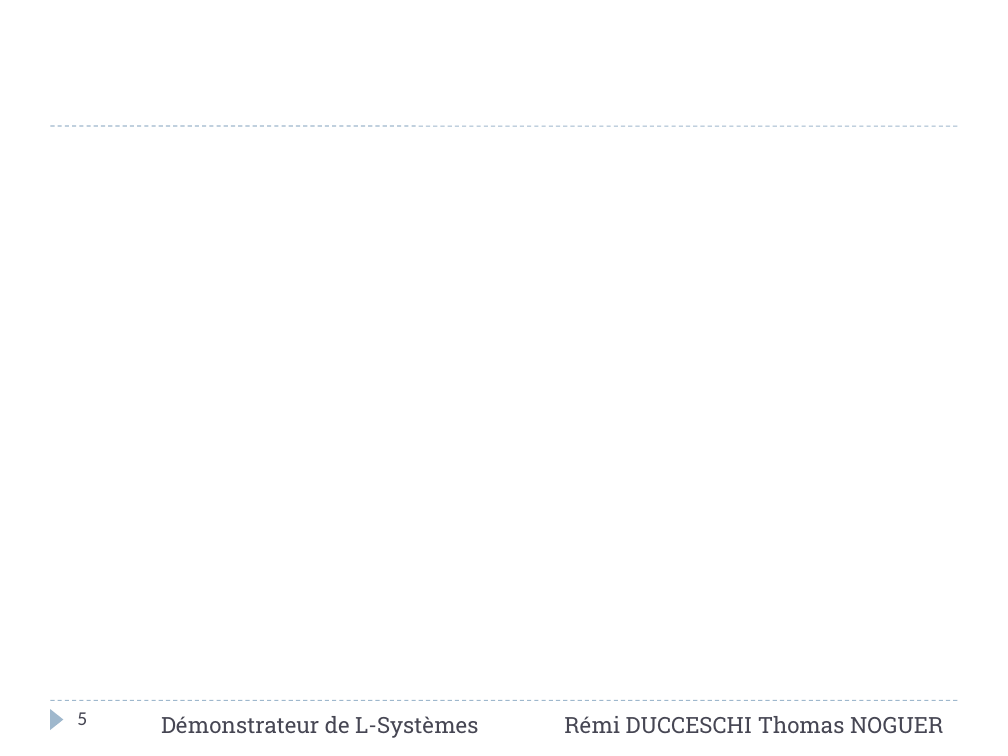
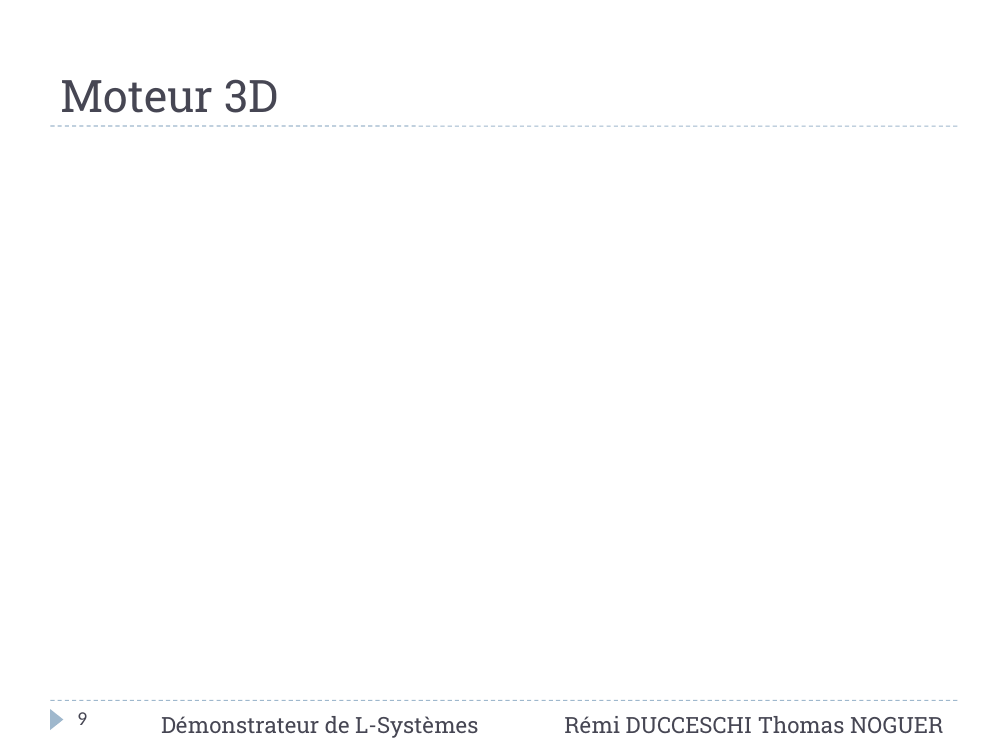
Before and after one commit to Cepheus/L-Systems, a slide deck: slide 9 of doc/Rapport/Présentation.pptx (slide 5 before the commit). Drawn at 1008x756 pixels with LibreOffice and Linux fonts; fonts in the diff are those of the drawing. Boxes give left, top, right and bottom in pixels: in the first picture for what was removed or moved away, otherwise in the second. Text is boxed around its words. In the diff, an @@ line names an element or a change of style, - is before the commit and + after.

```diff
--- a/doc/Rapport/Présentation.pptx
+++ b/doc/Rapport/Présentation.pptx
@@ title added at (x1=60, y1=79, x2=278, y2=113), 32 pt, text #464653 @@
+Moteur 3D
@@ page number at (x1=77, y1=712, x2=87, y2=725): text changed @@
-5
+9
```
Also in this commit, not shown: 7 slides added.
